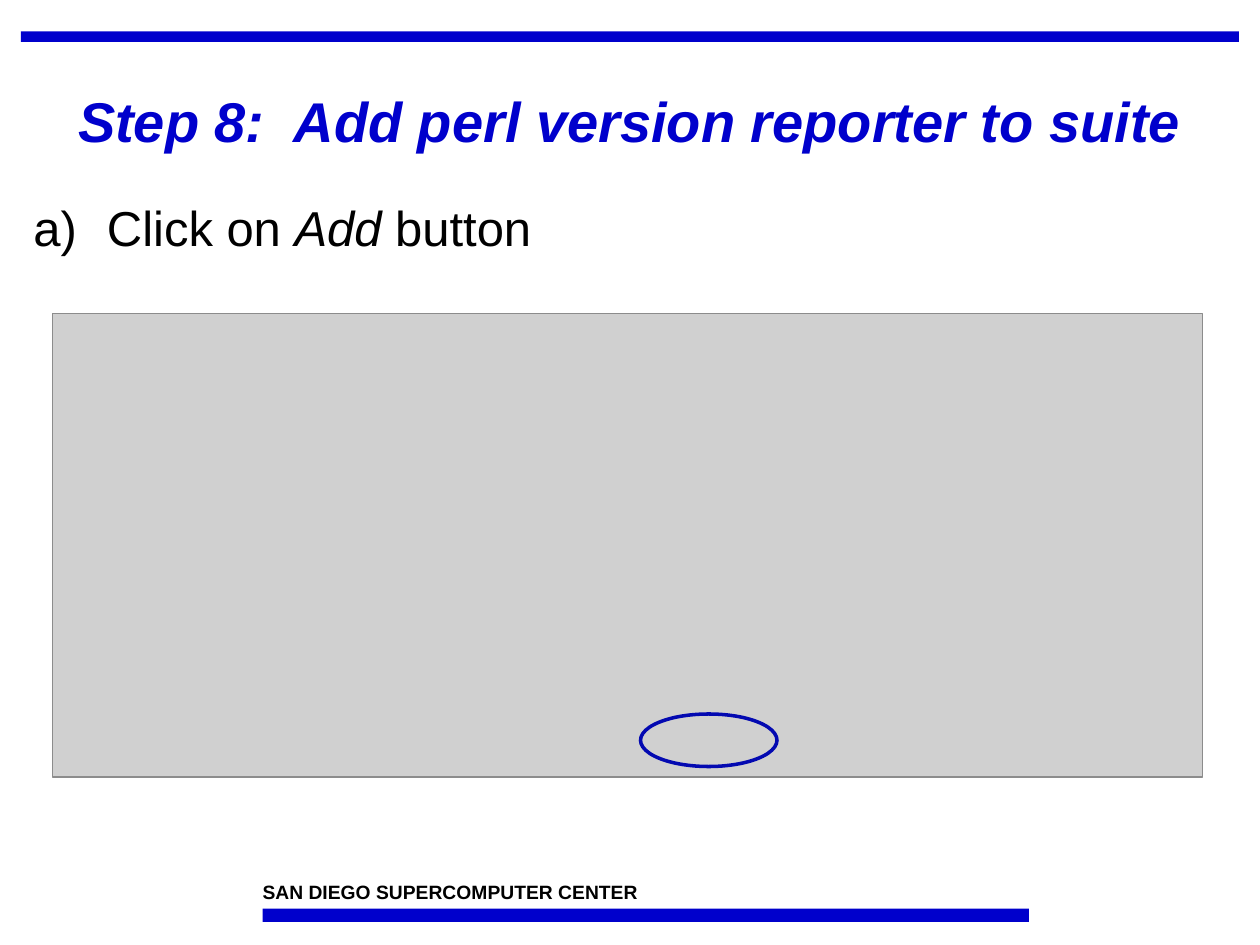
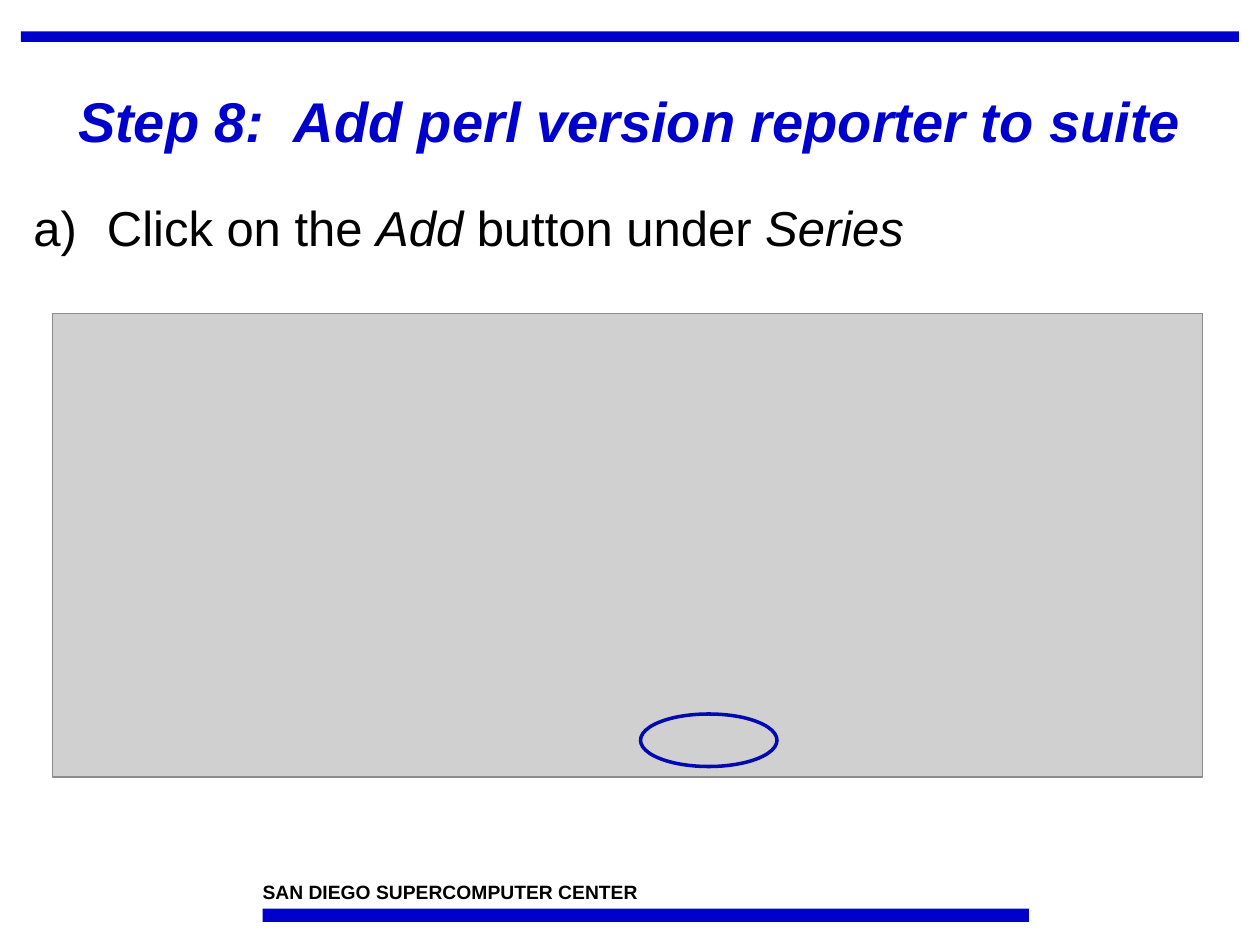
Before and after one commit to IncaProject/inca-xsede, a slide deck: slide 16 of talks/feb-06-workshop/deploy2.ppt. Drawn at 1260x945 pixels with LibreOffice and Linux fonts; fonts in the diff are those of the drawing; grey boxes stand for pictures; background and template pictures are left out. Boxes give left, top, right and bottom in pixels: in the first picture for what was removed or moved away, otherwise in the second. Text is boxed around its words. In the diff, an @@ line names an element or a change of style, - is before the commit and + after.

```diff
--- a/talks/feb-06-workshop/deploy2.ppt
+++ b/talks/feb-06-workshop/deploy2.ppt
@@ text at (x1=107, y1=210, x2=904, y2=247): text changed @@
-a) Click on Add button
+a) Click on the Add button under Series
```
Also in this commit, not shown: 6 other slides changed, 6 slides added.
